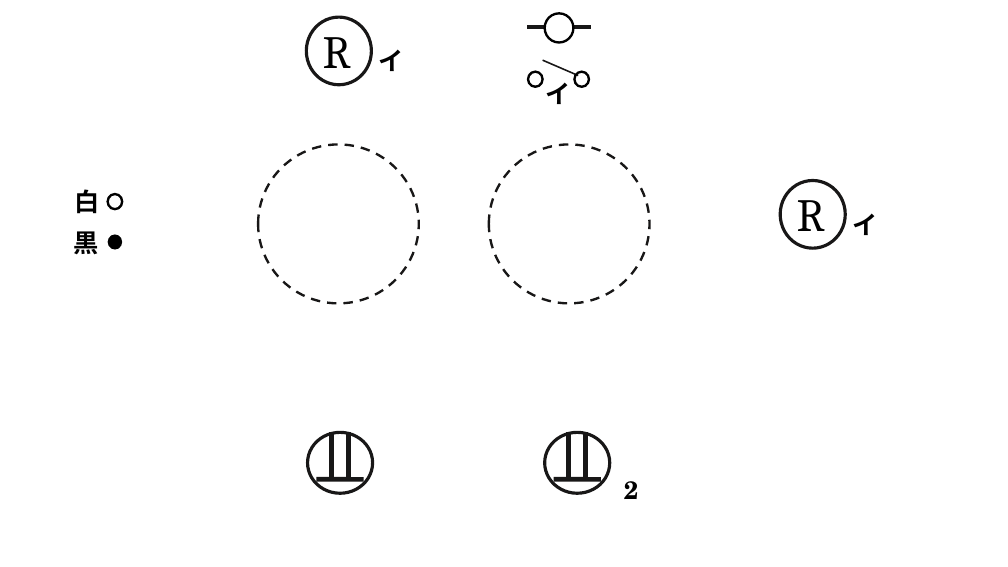
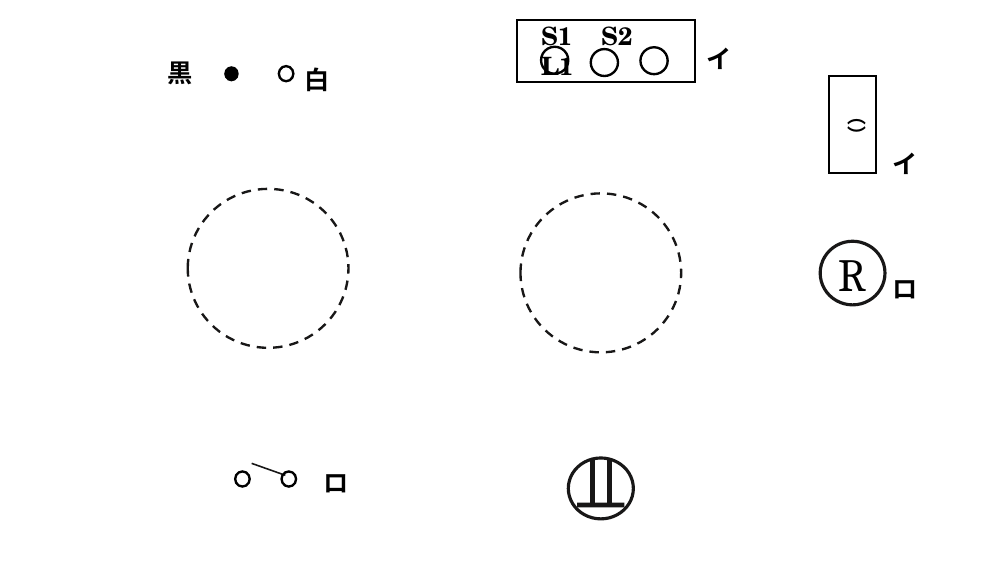
Before and after one commit to nishizumi-lab/sample, a slide deck: slide 1 of algorithm/electricity/03_denki-koujishi/01_kakomon/R1_1/02_jitsugi/q03/a03.pptx. Drawn at 1008x567 pixels with LibreOffice and Linux fonts; fonts in the diff are those of the drawing. Boxes give left, top, right and bottom in pixels: in the first picture for what was removed or moved away, otherwise in the second. Text is boxed around its words. In the diff, an @@ line names an element or a change of style, - is before the commit and + after.

```diff
--- a/algorithm/electricity/03_denki-koujishi/01_kakomon/R1_1/02_jitsugi/q03/a03.pptx
+++ b/algorithm/electricity/03_denki-koujishi/01_kakomon/R1_1/02_jitsugi/q03/a03.pptx
@@ ellipse removed at [306, 17, 371, 85] @@
@@ rectangle added at [517, 20, 695, 82], outline #000000 2.25 pt @@
@@ line removed from (591, 27) to (528, 27) @@
@@ text added at [541, 19, 632, 54], 24 pt, text #000000, bold @@
+S1 S2 L1
@@ text "黒": place and size @@
-text "黒" at [74, 231, 99, 254]
+text "黒" at [167, 61, 192, 84]
@@ text removed at [323, 37, 351, 68] @@
-R
@@ ellipse: place and size @@
-ellipse at [528, 72, 542, 87]
+ellipse at [541, 47, 569, 74]
@@ ellipse: place and size @@
-ellipse at [575, 72, 589, 87]
+ellipse at [591, 49, 618, 76]
@@ ellipse: place and size @@
-ellipse at [544, 14, 573, 43]
+ellipse at [640, 48, 668, 75]
@@ ellipse at [640, 48, 668, 75]: fill #FFFFFF to none @@
@@ text "イ": place and size @@
-text "イ" at [379, 49, 404, 71]
+text "イ" at [706, 47, 731, 69]
@@ ellipse: place and size @@
-ellipse at [107, 234, 122, 250]
+ellipse at [225, 67, 239, 82]
@@ ellipse: place and size @@
-ellipse at [107, 194, 122, 209]
+ellipse at [279, 67, 293, 82]
@@ text "白": place and size @@
-text "白" at [74, 189, 99, 214]
+text "白" at [304, 67, 329, 92]
@@ text removed at [546, 82, 571, 104] @@
-イ
@@ rectangle added at [829, 76, 876, 173], outline #000000 2.25 pt, 18 pt, text #FFFFFF @@
+（）
@@ text added at [834, 100, 872, 163], 18 pt, text #000000, bold @@
+（）
@@ text "イ": place and size @@
-text "イ" at [853, 213, 878, 235]
+text "イ" at [892, 152, 917, 174]
@@ ellipse: place and size @@
-ellipse at [258, 144, 419, 303]
+ellipse at [188, 189, 349, 348]
@@ ellipse: place and size @@
-ellipse at [489, 144, 650, 303]
+ellipse at [520, 194, 681, 352]
@@ ellipse: place and size @@
-ellipse at [780, 181, 845, 249]
+ellipse at [820, 241, 885, 305]
@@ text "R" rewrapped from [797, 200, 825, 231] to [838, 260, 866, 301] @@
@@ text added at [893, 280, 918, 299], 24 pt, text #000000, bold @@
+ロ
@@ ellipse removed at [308, 433, 373, 494] @@
@@ line removed from (331, 479) to (331, 433) @@
@@ line removed from (349, 479) to (349, 433) @@
@@ ellipse added at [235, 472, 250, 487], outline #000000 2.25 pt @@
@@ line moved from (578, 76) - (543, 60) to (285, 476) - (252, 464) @@
@@ ellipse added at [281, 472, 296, 487], outline #000000 2.25 pt @@
@@ line removed from (364, 479) to (317, 479) @@
@@ text added at [323, 474, 348, 493], 24 pt, text #000000, bold @@
+ロ
@@ 3 lines, 1 ellipse: place and size @@
-3 lines, 1 ellipse at [544, 433, 609, 494]
+3 lines, 1 ellipse at [569, 458, 634, 520]
@@ text removed at [624, 481, 638, 499] @@
-2
```
Also in this commit, not shown: 1 other slide changed, 4 slides added, 3 slides removed, 6 other files.
